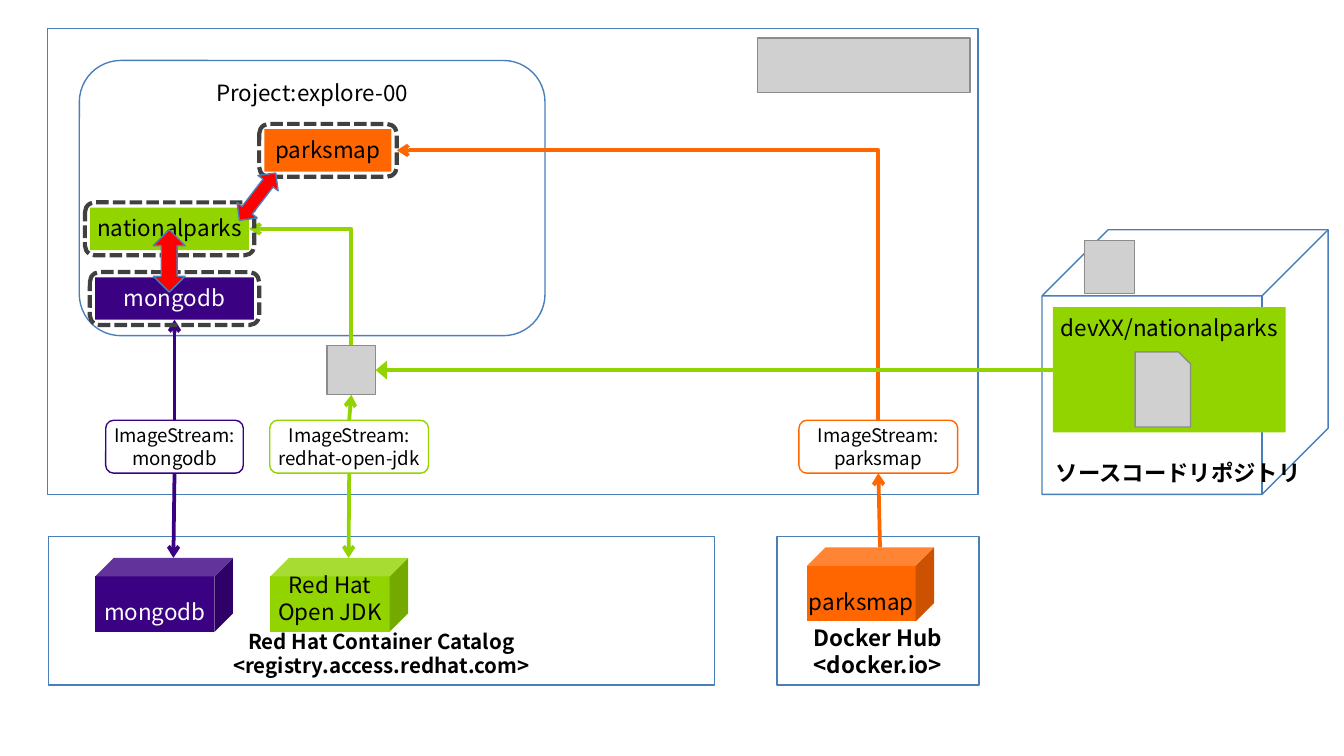
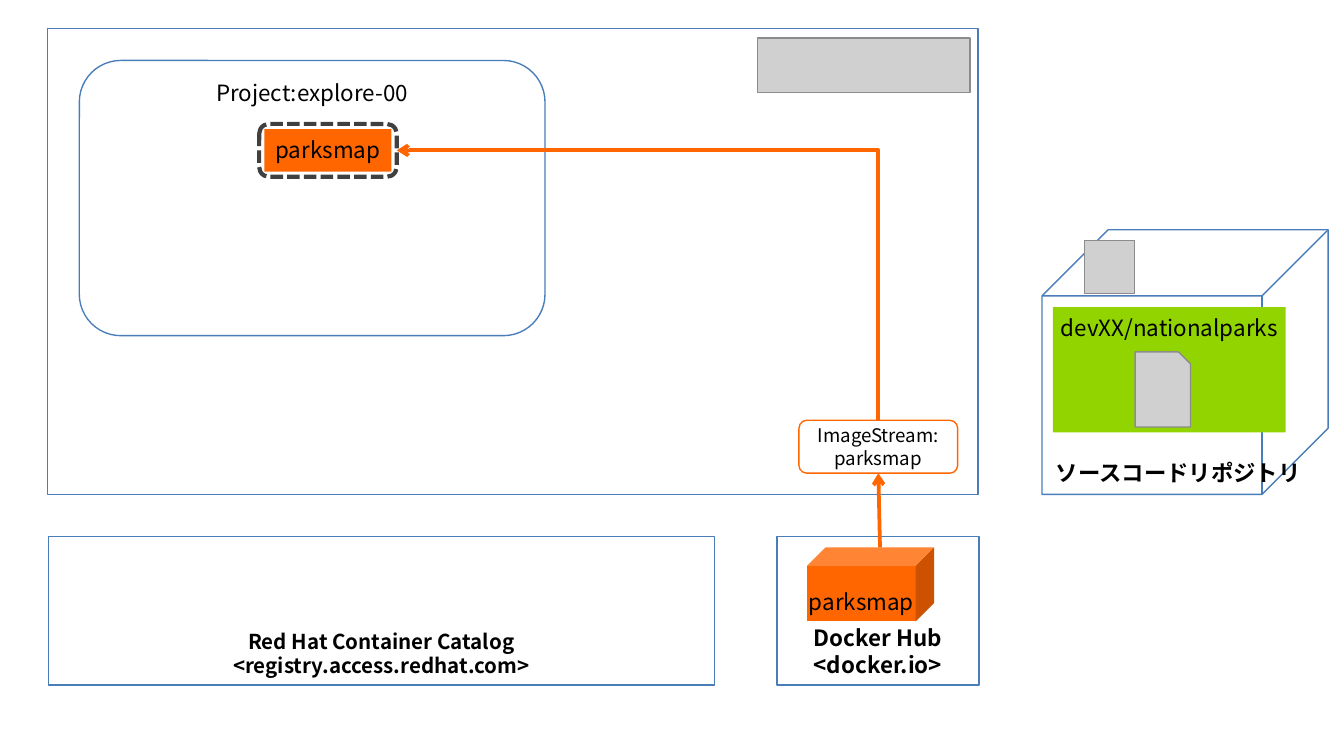
Before and after one commit to akubicharm/workshopper-content, a slide deck: slide 3 of images/diagrams.pptx. Drawn at 1344x756 pixels with LibreOffice and Linux fonts; fonts in the diff are those of the drawing; grey boxes stand for pictures; background and template pictures are left out. Boxes give left, top, right and bottom in pixels: in the first picture for what was removed or moved away, otherwise in the second. Text is boxed around its words. In the diff, an @@ line names an element or a change of style, - is before the commit and + after.

```diff
--- a/images/diagrams.pptx
+++ b/images/diagrams.pptx
@@ up down arrow removed at <box>229,165,286,227</box> @@
@@ rounded rectangle removed at <box>85,203,254,255</box> @@
@@ rounded rectangle removed at <box>90,208,249,250</box> @@
-nationalparks
@@ up down arrow removed at <box>153,230,185,292</box> @@
@@ elbow arrow removed from (351, 345) to (249, 228) @@
@@ rounded rectangle removed at <box>90,273,259,325</box> @@
@@ rounded rectangle removed at <box>95,277,254,319</box> @@
-mongodb
@@ arrow removed from (175, 421) to (175, 320) @@
@@ picture removed at <box>327,345,375,395</box> @@
@@ elbow arrow removed from (1052, 370) to (376, 370) @@
@@ arrow removed from (349, 421) to (351, 395) @@
@@ rounded rectangle removed at <box>106,421,243,473</box> @@
-ImageStream:
-mongodb
@@ rounded rectangle removed at <box>270,421,429,473</box> @@
-ImageStream:
-redhat-open-jdk
@@ arrow removed from (175, 473) to (173, 558) @@
@@ arrow removed from (349, 473) to (348, 558) @@
@@ cube removed at <box>95,558,233,632</box> @@
-mongodb
@@ cube removed at <box>270,558,407,632</box> @@
-Red Hat
-Open JDK
```
Also in this commit, not shown: 3 other files.
